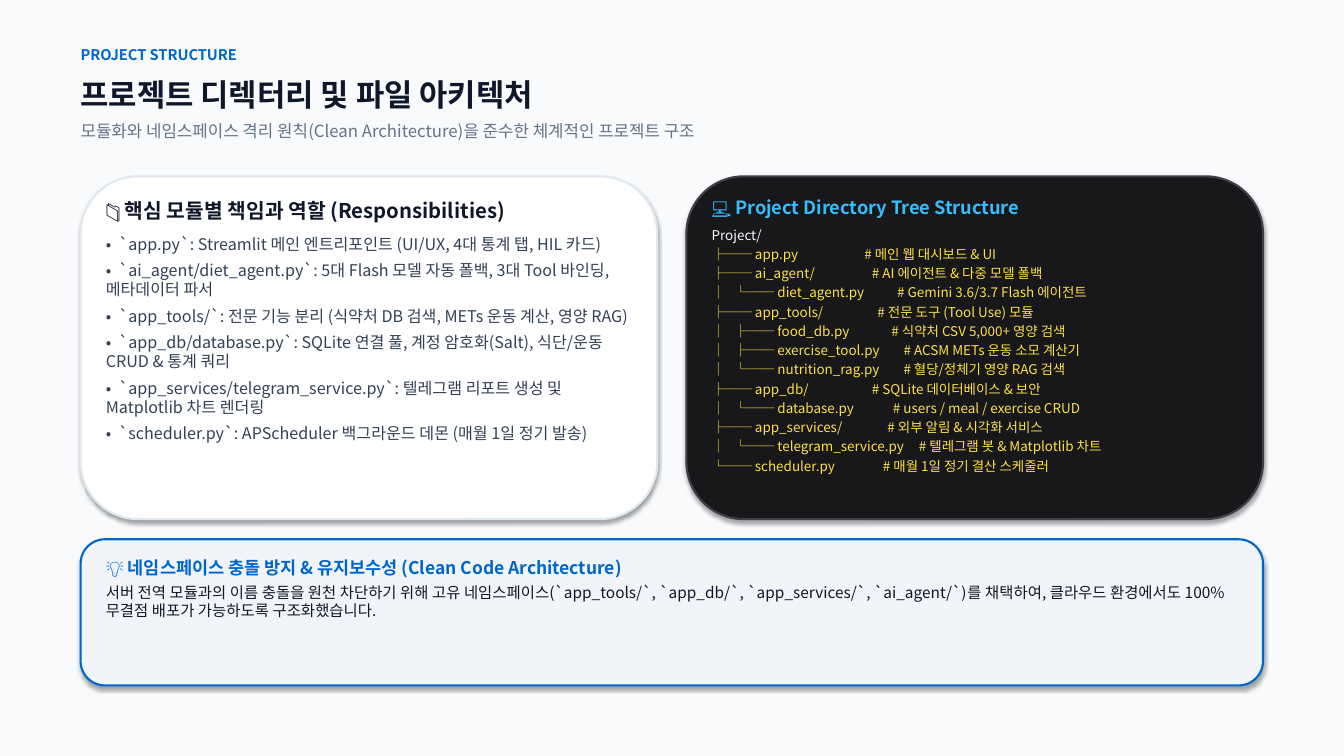
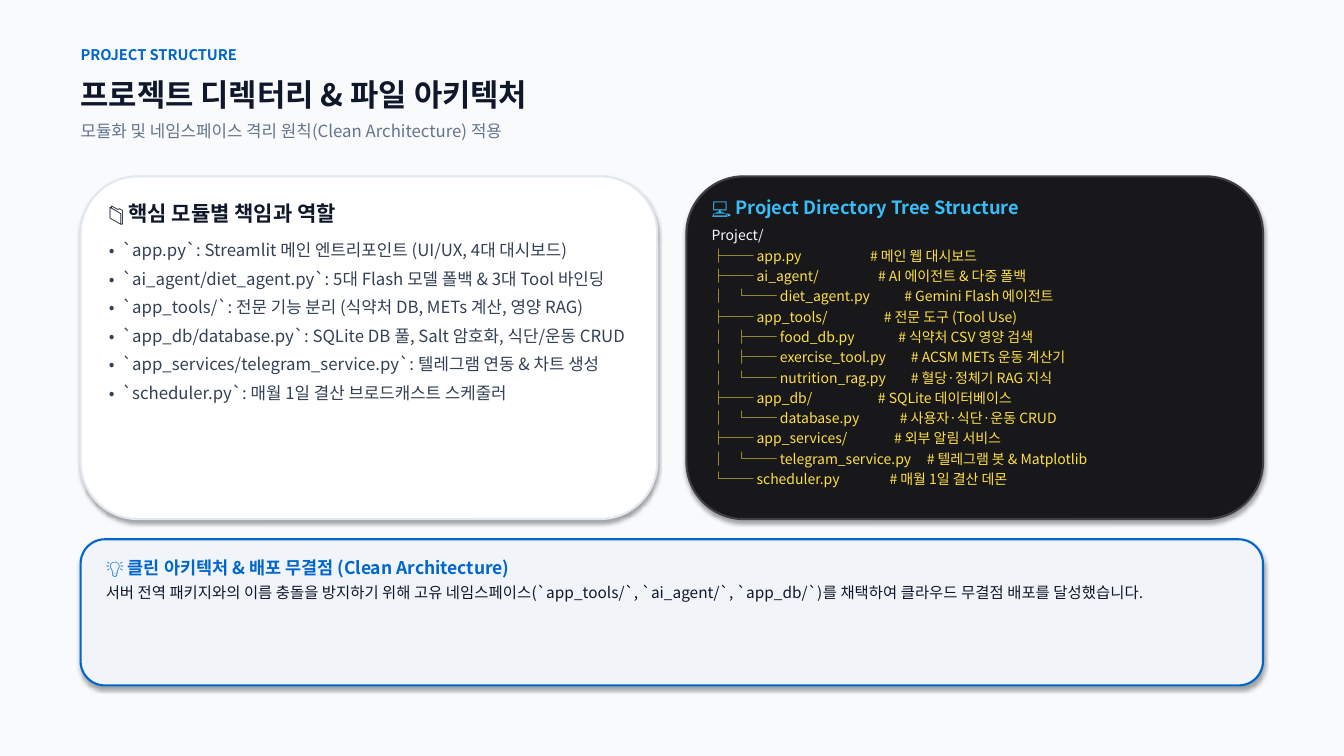
Before and after one commit to rye6837-web/impossible_to_get_lost_my_weight, a slide deck: slide 5 of AI_Diet_Coach_Presentation.pptx. Drawn at 1344x756 pixels with LibreOffice and Linux fonts; fonts in the diff are those of the drawing. Boxes give left, top, right and bottom in pixels: in the first picture for what was removed or moved away, otherwise in the second. Text is boxed around its words. In the diff, an @@ line names an element or a change of style, - is before the commit and + after.

Commit message:
docs: Condense slide text by ~35% for clean, Apple-inspired readability across all 15 slides

```diff
--- a/AI_Diet_Coach_Presentation.pptx
+++ b/AI_Diet_Coach_Presentation.pptx
@@ text at <box>81,80,527,109</box>: text changed @@
-프로젝트 디렉터리 및 파일 아키텍처
+프로젝트 디렉터리 & 파일 아키텍처
@@ text at <box>81,123,502,140</box>: text changed @@
-모듈화와 네임스페이스 격리 원칙(Clean Architecture)을 준수한 체계적인 프로젝트 구조
+모듈화 및 네임스페이스 격리 원칙(Clean Architecture) 적용
@@ text at <box>122,203,625,403</box>: text changed; size 11.5 to 12 pt @@
-📁 핵심 모듈별 책임과 역할 (Responsibilities)
-• `app.py`: Streamlit 메인 엔트리포인트 (UI/UX, 4대 통계 탭, HIL 카드)
-• `ai_agent/diet_agent.py`: 5대 Flash 모델 자동 폴백, 3대 Tool 바인딩, 메타데이터 파서
-• `app_tools/`: 전문 기능 분리 (식약처 DB 검색, METs 운동 계산, 영양 RAG)
-• `app_db/database.py`: SQLite 연결 풀, 계정 암호화(Salt), 식단/운동 CRUD & 통계 쿼리
-• `app_services/telegram_service.py`: 텔레그램 리포트 생성 및 Matplotlib 차트 렌더링
-• `scheduler.py`: APScheduler 백그라운드 데몬 (매월 1일 정기 발송)
+📁 핵심 모듈별 책임과 역할
+• `app.py`: Streamlit 메인 엔트리포인트 (UI/UX, 4대 대시보드)
+• `ai_agent/diet_agent.py`: 5대 Flash 모델 폴백 & 3대 Tool 바인딩
+• `app_tools/`: 전문 기능 분리 (식약처 DB, METs 계산, 영양 RAG)
+• `app_db/database.py`: SQLite DB 풀, Salt 암호화, 식단/운동 CRUD
+• `app_services/telegram_service.py`: 텔레그램 연동 & 차트 생성
+• `scheduler.py`: 매월 1일 결산 브로드캐스트 스케줄러
@@ text at <box>712,229,764,244</box>: size 9.6 to 10 pt in "Project/" @@
@@ text at <box>757,249,1088,488</box>: text changed; size 9.6 to 10 pt @@
-├── app.py # 메인 웹 대시보드 & UI
-├── ai_agent/ # AI 에이전트 & 다중 모델 폴백
-│ └── diet_agent.py # Gemini 3.6/3.7 Flash 에이전트
-├── app_tools/ # 전문 도구 (Tool Use) 모듈
-│ ├── food_db.py # 식약처 CSV 5,000+ 영양 검색
-│ ├── exercise_tool.py # ACSM METs 운동 소모 계산기
-│ └── nutrition_rag.py # 혈당/정체기 영양 RAG 검색
-├── app_db/ # SQLite 데이터베이스 & 보안
-│ └── database.py # users / meal / exercise CRUD
-├── app_services/ # 외부 알림 & 시각화 서비스
-│ └── telegram_service.py # 텔레그램 봇 & Matplotlib 차트
-└── scheduler.py # 매월 1일 정기 결산 스케줄러
+├── app.py # 메인 웹 대시보드
+├── ai_agent/ # AI 에이전트 & 다중 폴백
+│ └── diet_agent.py # Gemini Flash 에이전트
+├── app_tools/ # 전문 도구 (Tool Use)
+│ ├── food_db.py # 식약처 CSV 영양 검색
+│ ├── exercise_tool.py # ACSM METs 운동 계산기
+│ └── nutrition_rag.py # 혈당·정체기 RAG 지식
+├── app_db/ # SQLite 데이터베이스
+│ └── database.py # 사용자·식단·운동 CRUD
+├── app_services/ # 외부 알림 서비스
+│ └── telegram_service.py # 텔레그램 봇 & Matplotlib
+└── scheduler.py # 매월 1일 결산 데몬
@@ text at <box>106,559,1143,602</box>: text changed @@
-💡 네임스페이스 충돌 방지 & 유지보수성 (Clean Code Architecture)
-서버 전역 모듈과의 이름 충돌을 원천 차단하기 위해 고유 네임스페이스(`app_tools/`, `app_db/`, `app_services/`, `ai_agent/`)를 채택하여, 클라우드 환경에서도 100% 무결점 배포가 가능하도록 구조화했습니다.
+💡 클린 아키텍처 & 배포 무결점 (Clean Architecture)
+서버 전역 패키지와의 이름 충돌을 방지하기 위해 고유 네임스페이스(`app_tools/`, `ai_agent/`, `app_db/`)를 채택하여 클라우드 무결점 배포를 달성했습니다.
```
Also in this commit, not shown: 14 other slides changed, 1 other file.
